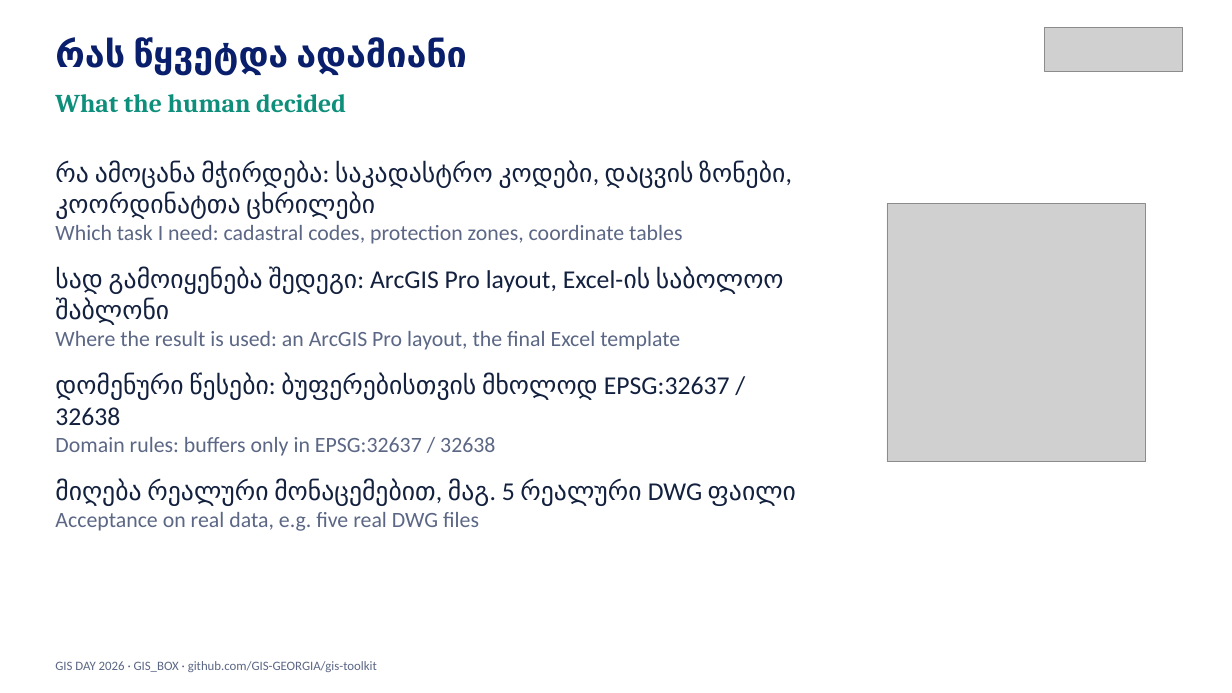
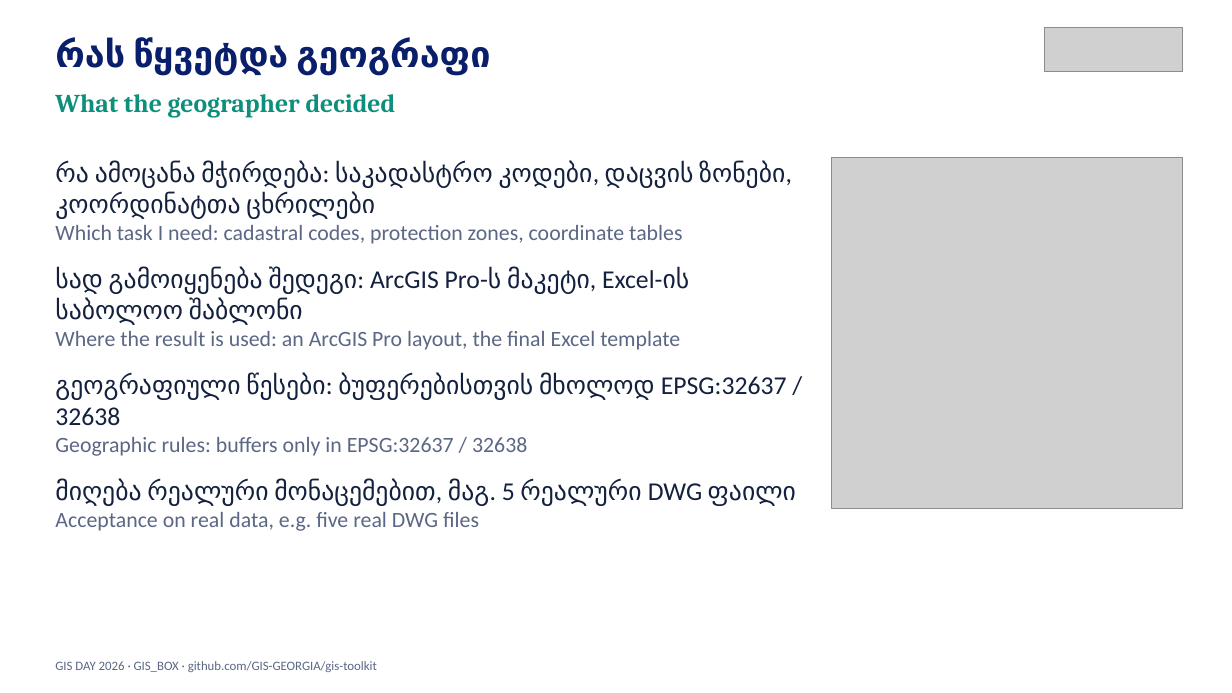
Before and after one commit to GIS-Edu-Georgia/gis-day, a slide deck: slide 14 of downloads/GIS_BOX_AI_PRESENTATION.pptx (slide 13 before the commit). Drawn at 1232x693 pixels with LibreOffice and Linux fonts; fonts in the diff are those of the drawing; grey boxes stand for pictures. Boxes give left, top, right and bottom in pixels: in the first picture for what was removed or moved away, otherwise in the second. Text is boxed around its words. In the diff, an @@ line names an element or a change of style, - is before the commit and + after.

```diff
--- a/downloads/GIS_BOX_AI_PRESENTATION.pptx
+++ b/downloads/GIS_BOX_AI_PRESENTATION.pptx
@@ text at [55,38,490,75]: text changed @@
-რას წყვეტდა ადამიანი
+რას წყვეტდა გეოგრაფი
@@ text at [55,94,396,117]: text changed @@
-What the human decided
+What the geographer decided
@@ picture: place and size @@
-picture at [887,203,1146,462]
+picture at [832,157,1183,508]
@@ text at [55,268,690,324]: text changed @@
-სად გამოიყენება შედეგი: ArcGIS Pro layout, Excel-ის საბოლოო შაბლონი
+სად გამოიყენება შედეგი: ArcGIS Pro-ს მაკეტი, Excel-ის საბოლოო შაბლონი
@@ text at [55,373,787,456]: text changed @@
-დომენური წესები: ბუფერებისთვის მხოლოდ EPSG:32637 / 32638
-Domain rules: buffers only in EPSG:32637 / 32638
+გეოგრაფიული წესები: ბუფერებისთვის მხოლოდ EPSG:32637 / 32638
+Geographic rules: buffers only in EPSG:32637 / 32638
```
Also in this commit, not shown: 10 other slides changed, 4 slides added, 3 slides removed, 13 other files.
